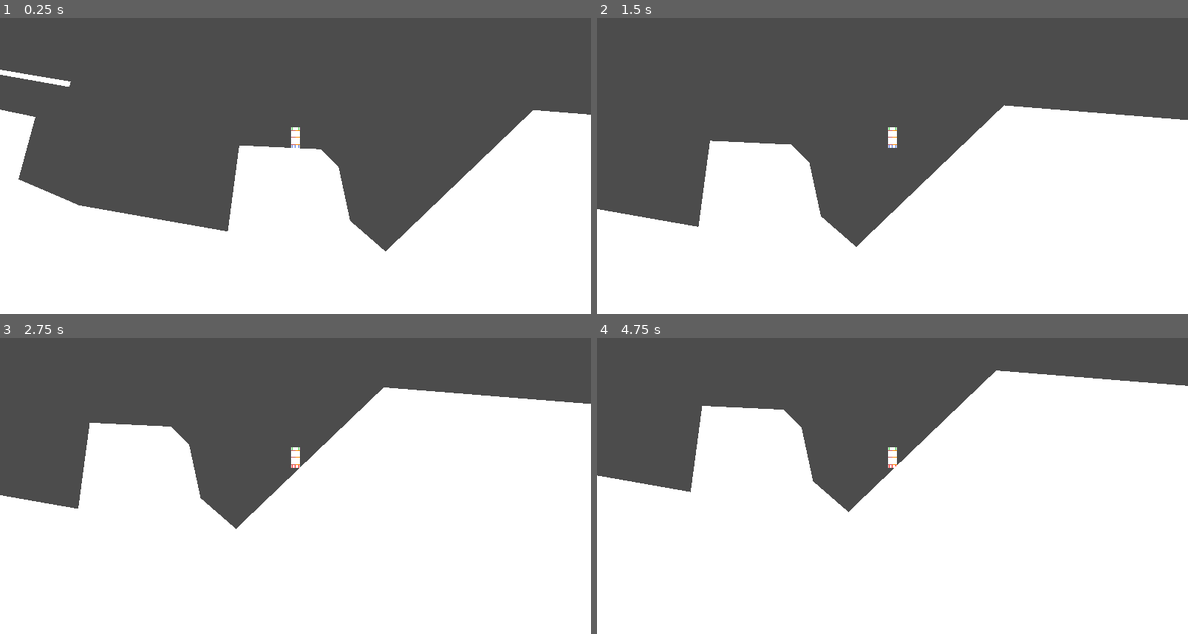
Above: before the commit, frames 1-4 (two rows, left to right).
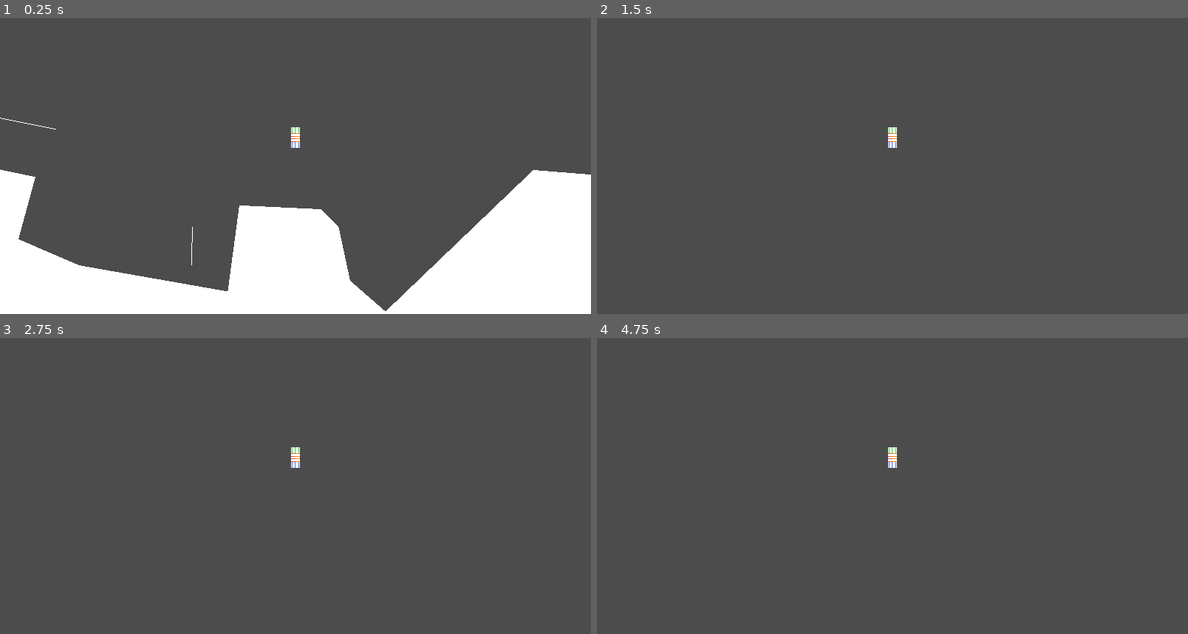
Above: after the commit, the same moments.

Repository: aloelucidity/127CharacterRewrite
Game: Godot game, scene res://Node2D.tscn
The game is run twice, just before and just after one commit, with the same random seed, the same clock (stepped at 60 frames per second) and the same inputs.
Inputs:
- Up to frame 1 (0.25 s): no input
- Up to frame 2 (1.5 s): tap Enter (ui_accept) at 0.5, 0.6, 0.77, 1.07, 1.35 s; hold Right (ui_right) 0.53-1.28 s; hold Left (ui_left) from 1.28 s (still down)
- Up to frame 3 (2.75 s): tap Enter (ui_accept) at 1.52, 1.82, 2.1 s; release Left (ui_left) at 2.03 s; hold Right (ui_right) from 2.03 s (still down)
- Up to frame 4 (4.75 s): tap Enter (ui_accept) at 2.85, 3.02, 3.32, 3.6, 3.77, 4.07, 4.35, 4.52 s; release Right (ui_right) at 3.53 s; hold Left (ui_left) from 3.53 s (still down)

The runs differ from the first frame. In frame 1, 21% of the frame differs, in the area x 0-100%, y 17-100%; in frame 2, 51%; in frame 3, 65%; in frame 4, 70%, in the area x 0-100%, y 10-100%.

Commit message:
some improvements

Diff:
--- a/Node2D.tscn
+++ b/Node2D.tscn
@@ -1,12 +1,21 @@
-[gd_scene load_steps=3 format=2]
+[gd_scene load_steps=6 format=2]
 
 [ext_resource path="res://character/character.tscn" type="PackedScene" id=1]
 [ext_resource path="res://StaticBody2D.gd" type="Script" id=2]
 
+[sub_resource type="SegmentShape2D" id=1]
+b = Vector2( 86, 17 )
+
+[sub_resource type="SegmentShape2D" id=2]
+b = Vector2( -60, -32 )
+
+[sub_resource type="SegmentShape2D" id=3]
+b = Vector2( 1, -50 )
+
 [node name="Node2D" type="Node2D"]
 
 [node name="Character" parent="." instance=ExtResource( 1 )]
-position = Vector2( -11, 159 )
+position = Vector2( -11, 59 )
 
 [node name="Camera2D" type="Camera2D" parent="Character"]
 current = true
@@ -17,8 +26,14 @@
 [node name="CollisionPolygon2D" type="CollisionPolygon2D" parent="StaticBody2D"]
 polygon = PoolVector2Array( -590, 108, -435, 186, -407, 116, -349, 128, -371, 209, -292, 243, -99, 277, -84, 165, 22, 170, 45, 193, 60, 263, 106, 303, 298, 119, 635, 146, 796, 343, 800, 423, 719, 504, -186, 548, -818, 417, -714, -32, -539, -6 )
 
-[node name="CollisionPolygon2D2" type="CollisionPolygon2D" parent="StaticBody2D"]
-position = Vector2( -357, 92 )
-build_mode = 1
-polygon = PoolVector2Array( -65, -30, 54, -10, 52, -3, -66, -24 )
-one_way_collision = true
+[node name="CollisionShape2D" type="CollisionShape2D" parent="StaticBody2D"]
+position = Vector2( -408, 49 )
+shape = SubResource( 1 )
+
+[node name="CollisionShape2D2" type="CollisionShape2D" parent="StaticBody2D"]
+position = Vector2( -482, 113 )
+shape = SubResource( 2 )
+
+[node name="CollisionShape2D3" type="CollisionShape2D" parent="StaticBody2D"]
+position = Vector2( -146, 243 )
+shape = SubResource( 3 )
--- a/StaticBody2D.gd
+++ b/StaticBody2D.gd
@@ -3,7 +3,13 @@
 
 func _draw():
 	for child in get_children():
-		var new_poly: PoolVector2Array = child.polygon
-		for index in range(new_poly.size()):
-			new_poly[index] += child.global_position
-		draw_polygon(new_poly, [Color.white])
+		if child is CollisionPolygon2D:
+			var new_poly: PoolVector2Array = child.polygon
+			for index in range(new_poly.size()):
+				new_poly[index] += child.global_position
+			draw_polygon(new_poly, [Color.white])
+		else:
+			var segment: SegmentShape2D = child.shape
+			var a: Vector2 = child.transform.xform(segment.a)
+			var b: Vector2 = child.transform.xform(segment.b)
+			draw_line(a, b, Color.white)
--- a/character/character.gd
+++ b/character/character.gd
@@ -16,9 +16,7 @@
 onready var collision = $"%Collision"
 
 var velocity: Vector2
-var snap: Vector2
 var facing_direction: int
-var jumping: bool
 
 
 func is_grounded() -> bool:
@@ -63,11 +61,7 @@
 		velocity.y += GRAVITY * 2
 	velocity.y = min(velocity.y, max_aerial_velocity)
 
-	if is_grounded() and Input.is_action_just_pressed("ui_accept"):
+	if Input.is_action_just_pressed("ui_accept"):
 		velocity.y = -400
-		jumping = true
-	if jumping and velocity.y >= 0:
-		jumping = false
 
-	snap = Vector2(0, 6) if not jumping else Vector2.ZERO
 	collision.update_collision(delta)
--- a/character/character.tscn
+++ b/character/character.tscn
@@ -23,9 +23,9 @@
 script = ExtResource( 2 )
 head_height = 27.0
 body_width = 6.0
-ceiling_casts = 2
+ceiling_casts = 3
 floor_casts = 3
-horizontal_casts = 3
+horizontal_casts = 4
 ceiling_corner_width = 2.0
 floor_corner_width = 2.0
-corner_height = 4.0
+corner_height = 8.0
--- a/character/components/collision.gd
+++ b/character/components/collision.gd
@@ -27,6 +27,7 @@
 ##
 
 const FLOOR_THRESHOLD: float = 0.5
+const GROUND_GRACE: float = 0.5
 
 
 func edge_from_normal(normal: Vector2) -> Vector2:
@@ -44,7 +45,6 @@
 			return Vector2.LEFT
 
 
-
 func update_collision(delta: float) -> void:
 	var space_state: Physics2DDirectSpaceState = get_world_2d().direct_space_state
 
@@ -53,9 +53,10 @@
 
 	## RAY CHECKS
 	# snapping further when going down on a slope
-	var slope_offset: float = 0.0
+	var slope_offset: float = GROUND_GRACE
 	if floor_info[CollisionHelper.IS_COLLIDING] and character.velocity.x != 0:
 		slope_offset = abs(character.velocity.x) * delta * (1.0 - floor_info[CollisionHelper.EDGE_NORMAL].y)
+		slope_offset = max(GROUND_GRACE, slope_offset)
 
 	# you only want to collide if the face is pointing away
 	left_info = ray_array_check(delta, space_state, Vector2.RIGHT, left_rays)
@@ -67,10 +68,22 @@
 	character.position += character.velocity * delta
 
 	## RESOLVE RAYS
-	resolve_ray(delta, left_info, Vector2(-1, 0))
-	resolve_ray(delta, right_info, Vector2(1, 0))
-	resolve_ray(delta, ceiling_info, Vector2(0, -1))
-	resolve_ray(delta, floor_info, Vector2(0, 1))
+	var resolved_position := character.position
+	var resolved_velocity := character.velocity
+
+	resolved_velocity = resolve_velocity(left_info, resolved_velocity, Vector2.LEFT)
+	resolved_velocity = resolve_velocity(right_info, resolved_velocity, Vector2.RIGHT)
+	resolved_velocity = resolve_velocity(ceiling_info, resolved_velocity, Vector2.UP)
+	resolved_velocity = resolve_velocity(floor_info, resolved_velocity, Vector2.DOWN)
+
+	character.velocity = resolved_velocity
+
+	resolved_position = resolve_position(delta, left_info, resolved_position, Vector2.LEFT)
+	resolved_position = resolve_position(delta, right_info, resolved_position, Vector2.RIGHT)
+	resolved_position = resolve_position(delta, ceiling_info, resolved_position, Vector2.UP)
+	resolved_position = resolve_position(delta, floor_info, resolved_position, Vector2.DOWN)
+
+	character.position = resolved_position
 
 	if draw_debug:
 		update() # redraw
@@ -97,41 +110,44 @@
 	found_transform = null
 
 
-func resolve_ray(delta: float, intersect_info: Array, ray_direction: Vector2) -> void:
-	if not intersect_info[CollisionHelper.IS_COLLIDING]: return
+func resolve_velocity(intersect_info: Array, current_velocity: Vector2, ray_direction: Vector2) -> Vector2:
+	if not intersect_info[CollisionHelper.IS_COLLIDING]:
+		return current_velocity
 
 	var dir_absolute: Vector2 = ray_direction.abs()
 	var dir_inverted := Vector2.ONE - dir_absolute
 
-	var preserved_velocity: Vector2 = dir_inverted * character.velocity
-	var clamped_velocity: Vector2 = dir_absolute * character.velocity
-
-	# lets not stop the player if theyre moving towards where the ray is pointing
+	var preserved_velocity: Vector2 = dir_inverted * current_velocity
+	var clamped_velocity: Vector2 = dir_absolute * current_velocity
+
 	if (ray_direction.x != 0 and sign(clamped_velocity.x) == -sign(ray_direction.x)) \
 	or (ray_direction.y != 0 and sign(clamped_velocity.y) == -sign(ray_direction.y)):
 		intersect_info[CollisionHelper.IS_COLLIDING] = false
-	else:
-		clamped_velocity = Vector2.ZERO
-
-	character.velocity = preserved_velocity + clamped_velocity
+		return current_velocity
+
+	return preserved_velocity + Vector2.ZERO
+
+
+func resolve_position(delta: float, intersect_info: Array, current_position: Vector2, ray_direction: Vector2) -> Vector2:
+	if not intersect_info[CollisionHelper.IS_COLLIDING]:
+		return current_position
+
+	var dir_absolute: Vector2 = ray_direction.abs()
+	var dir_inverted := Vector2.ONE - dir_absolute
 
 	var edge_normal: Vector2 = intersect_info[CollisionHelper.EDGE_NORMAL]
 	var contact_point: Vector2 = intersect_info[CollisionHelper.CONTACT_POINT]
 	var resolution_offset: Vector2 = intersect_info[CollisionHelper.RESOLUTION_OFFSET]
 
+	# project the movement delta onto the tangent to slide along slopes
+	var tangent: Vector2 = Vector2(-edge_normal.y, edge_normal.x)
 	var movement_delta: Vector2 = character.velocity * delta
-	var slope_offset := Vector2.ZERO
-
-	if edge_normal.x != 0.0:
-		slope_offset.x = - (edge_normal.y / edge_normal.x) * movement_delta.y
-	if edge_normal.y != 0.0:
-		slope_offset.y = - (edge_normal.x / edge_normal.y) * movement_delta.x
-
-	# basicallyy this is made in such a way that only one axis is affected
-	# while the other axis stays the same
-	var old_pos: Vector2 = dir_inverted * character.position
+	var slope_offset: Vector2 = tangent * movement_delta.dot(tangent)
+
+	var old_pos: Vector2 = dir_inverted * current_position
 	var new_pos: Vector2 = dir_absolute * ((contact_point - resolution_offset) + slope_offset)
-	character.position = old_pos + new_pos
+
+	return old_pos + new_pos
 
 
 func ray_array_check(delta: float, space_state: Physics2DDirectSpaceState, expected_normal: Vector2, ray_array: Array, extend := Vector2.ZERO) -> Array:
@@ -140,7 +156,7 @@
 	var closest_distance: float = 0.0
 
 	for ray in ray_array:
-		var ray_intersection: Array = ray_check(delta, space_state, expected_normal, ray[0], ray[1] + extend, ray[2])
+		var ray_intersection: Array = ray_check(delta, space_state, expected_normal, ray[0], ray[1] + extend, ray[2], ray[3])
 		if ray_intersection[CollisionHelper.IS_COLLIDING]:
 			# will count the ray with the least distance to its
 			# start point on the axis it's pointing to
@@ -158,28 +174,97 @@
 	return intersection
 
 
-## the original version of this used custom logic
-# luckily here we can use built in godot methods for this
-func ray_check(delta: float, space_state: Physics2DDirectSpaceState, expected_normal: Vector2, point: Vector2, cast_to: Vector2, origin: Vector2) -> Array:
-	var from: Vector2 = point + character.position
-	var to: Vector2 = cast_to + character.position + (character.velocity * delta)
-
-	var exclude: Array = [character]
-	while true:
-		var result = space_state.intersect_ray(from, to, exclude, character.collision_mask)
-		if result.empty():
-			break
-
-		if expected_normal == Vector2.ZERO or edge_from_normal(result.normal).is_equal_approx(expected_normal):
-			return [
+# uses predictive collision! the direction of the raycast is affected by
+# the terrain's move transform as well as the character's velocity
+# so basically, it detects what collision *would* happen after both
+# the character and the terrain get moved
+func ray_check(delta: float, space_state: Physics2DDirectSpaceState, expected_normal: Vector2, point: Vector2, cast_to: Vector2, origin: Vector2, point_open: Vector2 = Vector2.INF) -> Array:
+	# defaults that are other params isnt supported in godot 3
+	# this is my workaround
+	if point_open == Vector2.INF:
+		point_open = point
+
+	var global_point: Vector2 = point + character.global_position
+	var global_point_open: Vector2 = point_open + character.global_position
+	var global_cast_to: Vector2 = cast_to + character.global_position
+	global_cast_to += character.velocity * delta
+
+	# use the built in raycasts first to find collider to work with
+	var hit_result: Dictionary = space_state.intersect_ray(global_point, global_cast_to, [character], character.collision_mask)
+	if hit_result.empty():
+		return [false]
+
+	var working_point: Vector2
+	var working_cast_to: Vector2
+	var cast_to_transform: Transform2D
+
+	var shape_index: int = hit_result.shape
+	var owner_id: int = hit_result.collider.shape_find_owner(shape_index)
+	var collision_shape: Node2D = hit_result.collider.shape_owner_get_owner(owner_id)
+	var is_closed: bool = true
+
+	var polygon: PoolVector2Array
+	if collision_shape is CollisionPolygon2D:
+		polygon = collision_shape.polygon
+	elif collision_shape is CollisionShape2D:
+		var shape: Shape2D = collision_shape.shape
+		if shape is SegmentShape2D:
+			polygon = PoolVector2Array([shape.a, shape.b])
+			is_closed = false
+		else:
+			push_error("unsupported collision shape found! add support, thanks :]")
+	else:
+		push_error("what exactly did we collide with...?")
+
+	# dont change length of the checks if you're moving with the terrain
+#		if found_transform == null:
+#			cast_to_transform = Transform2D(0,
+#				Vector2(global_cast_to.x, global_cast_to.y))
+#			cast_to_transform *= polygon.motion_transform
+#			working_cast_to = Vector2(cast_to_transform.origin.x, cast_to_transform.origin.y)
+#		else:
+	working_cast_to = global_cast_to
+	working_point = global_point if is_closed else global_point_open
+
+	var index: int = 0
+	for vertex in polygon:
+		if index == 0 and not is_closed:
+			index += 1
+			continue
+
+		var prev: Vector2 = polygon[index - 1]
+		var diff: Vector2 = vertex - prev
+		var normal: Vector2 = Vector2(diff.y, -diff.x).normalized()
+
+		var edge: PoolVector2Array = ([
+			prev,
+			vertex,
+			normal
+		])
+
+		if expected_normal != Vector2.ZERO and not edge_from_normal(normal).is_equal_approx(expected_normal):
+			index += 1
+			continue
+
+		var line_intersection: Array = CollisionHelper.get_line_intersection(
+			Vector2(working_point.x, working_point.y),
+			Vector2(working_cast_to.x, working_cast_to.y),
+			Vector2(edge[0].x, edge[0].y),
+			Vector2(edge[1].x, edge[1].y))
+
+		if line_intersection[CollisionHelper.IS_COLLIDING]:
+			#if found_transform == null:
+			#	found_transform = polygon.motion_transform
+
+			var intersection: Array = [
 				true,
-				result.position,
-				result.normal,
+				line_intersection[1],
+				edge[2],
 				origin
 			]
-
-		exclude.append(result.collider)
-
+			return intersection
+
+		index += 1
 	return [false]
 
 
@@ -204,6 +289,7 @@
 		var ray_array: Array = dir_params[0]
 		var info: Array = dir_params[1]
 		for ray in ray_array:
-			draw_line(ray[0], ray[1], colors[i] if not info[CollisionHelper.IS_COLLIDING] else Color.red)
+			var colliding: bool = info[CollisionHelper.IS_COLLIDING]
+			draw_line(ray[0], ray[1], colors[i] if not colliding else Color.red, 1.0 if not colliding else 2.0)
 
 		i += 1
--- a/character/components/ray_setup.gd
+++ b/character/components/ray_setup.gd
@@ -64,7 +64,7 @@
 
 	# distributes rays equally
 	for cast in range(casts):
-		var step: float = cast / (casts - 1)
+		var step: float = float(cast) / (float(casts) - 1)
 		var offset: float = lerp(-side_length, side_length, step)
 
 		# fill zeroes with the new offset position
--- a/helper/collision_helper.gd
+++ b/helper/collision_helper.gd
@@ -6,7 +6,6 @@
 const RESOLUTION_OFFSET: int = 3
 
 
-# Returns an array: [true/false, intersection_vector2]
 static func get_line_intersection(p0: Vector2, p1: Vector2, p2: Vector2, p3: Vector2) -> Array:
 	var intersection = Geometry.segment_intersects_segment_2d(p0, p1, p2, p3)
 	if intersection != null:
@@ -23,13 +22,10 @@
 	var prev: Vector2 = polygon[0]
 	for i in range(1, polygon.size()):
 		var point: Vector2 = polygon[i]
-
-		# Built-in Godot 3 segment intersection check
 		var intersection = Geometry.segment_intersects_segment_2d(ray_start, ray_end, prev, point)
 
 		if intersection != null:
 			var edge: Vector2 = point - prev
-			# Calculate normal vector (perpendicular to edge, normalized)
 			var collision_normal = Vector2(edge.y, -edge.x).normalized()
 
 			var distance: float = ray_start.distance_to(intersection)
